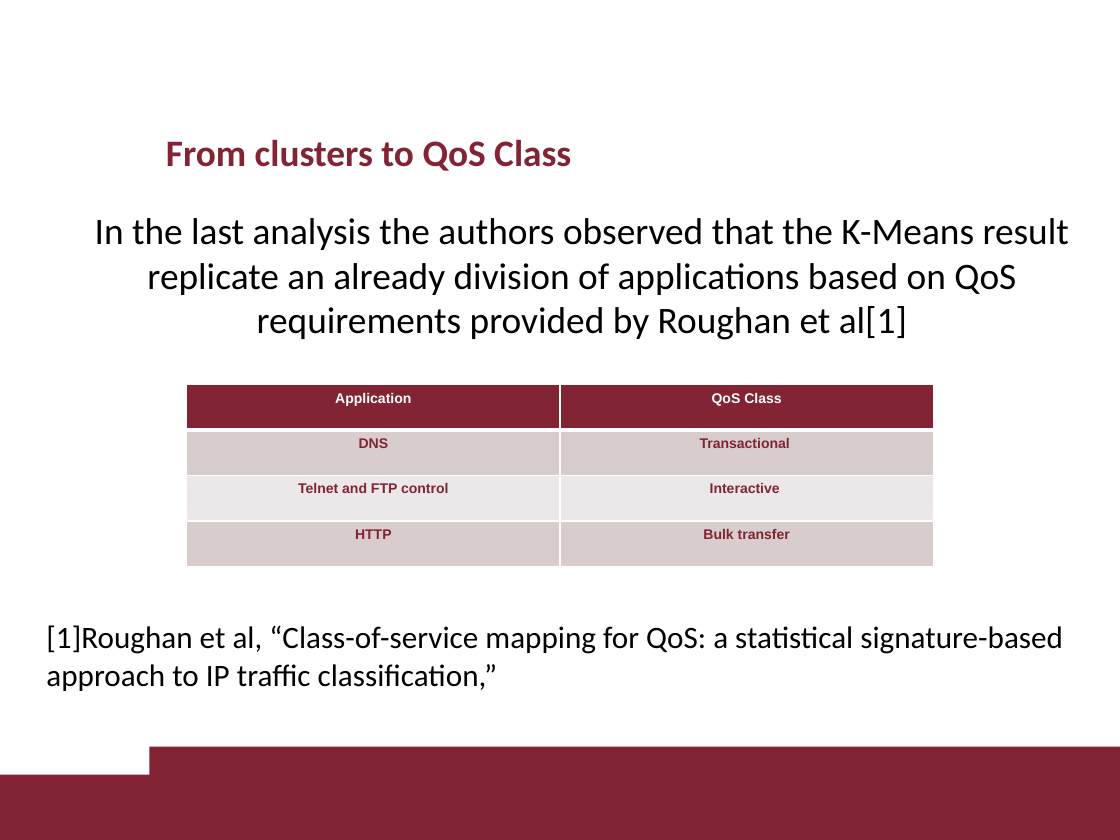
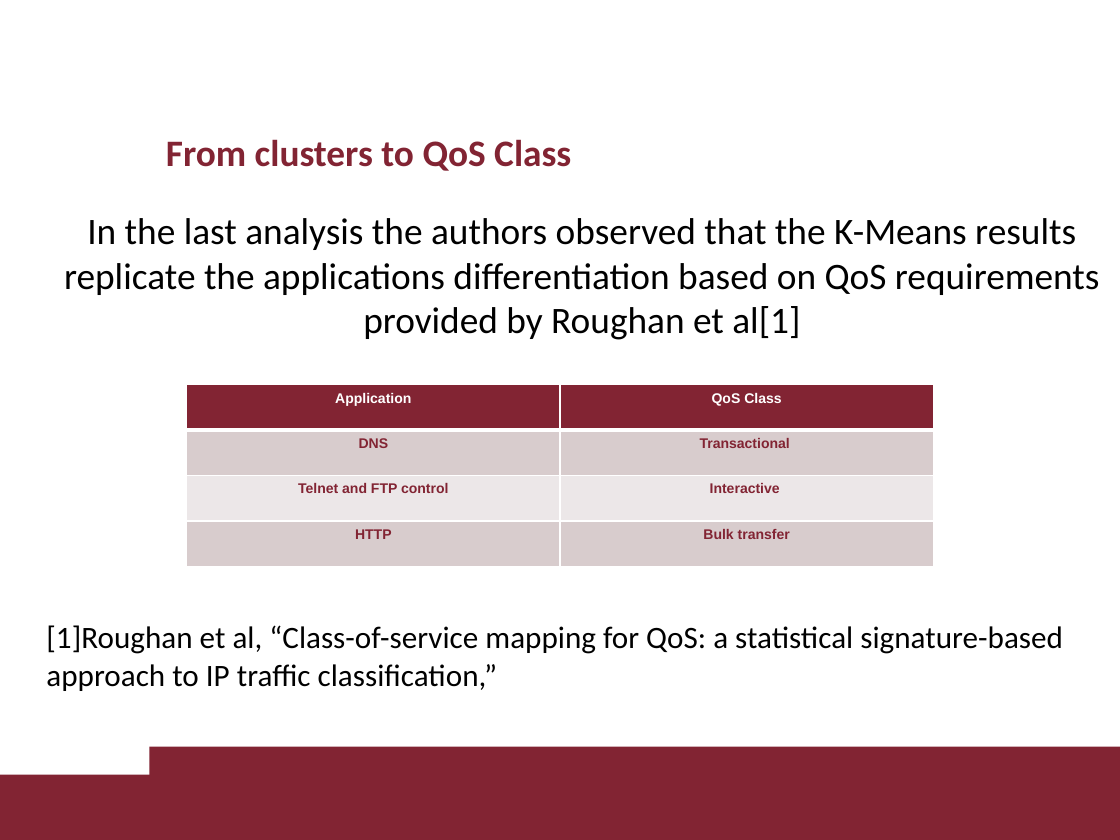
Before and after one commit to davaureli/NBD_LabSession, a slide deck: slide 76 of Lectures Complete/Lectures Complete.pptx. Drawn at 1120x840 pixels with LibreOffice and Linux fonts; fonts in the diff are those of the drawing; background and template pictures are left out. Boxes give left, top, right and bottom in pixels: in the first picture for what was removed or moved away, otherwise in the second. Text is boxed around its words. In the diff, an @@ line names an element or a change of style, - is before the commit and + after.

```diff
--- a/Lectures Complete/Lectures Complete.pptx
+++ b/Lectures Complete/Lectures Complete.pptx
@@ text at <box>64,218,1100,340</box>: text changed @@
-In the last analysis the authors observed that the K-Means result replicate an already division of applications based on QoS requirements provided by Roughan et al[1]
+In the last analysis the authors observed that the K-Means results replicate the applications differentiation based on QoS requirements provided by Roughan et al[1]
```
Also in this commit, not shown: 2 other slides changed, 3 slides added.
